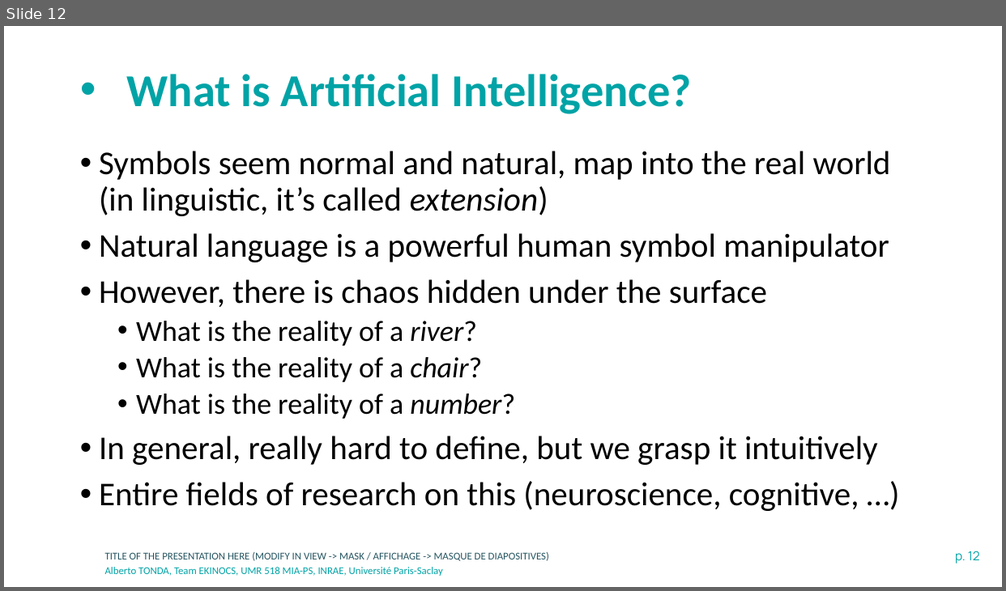
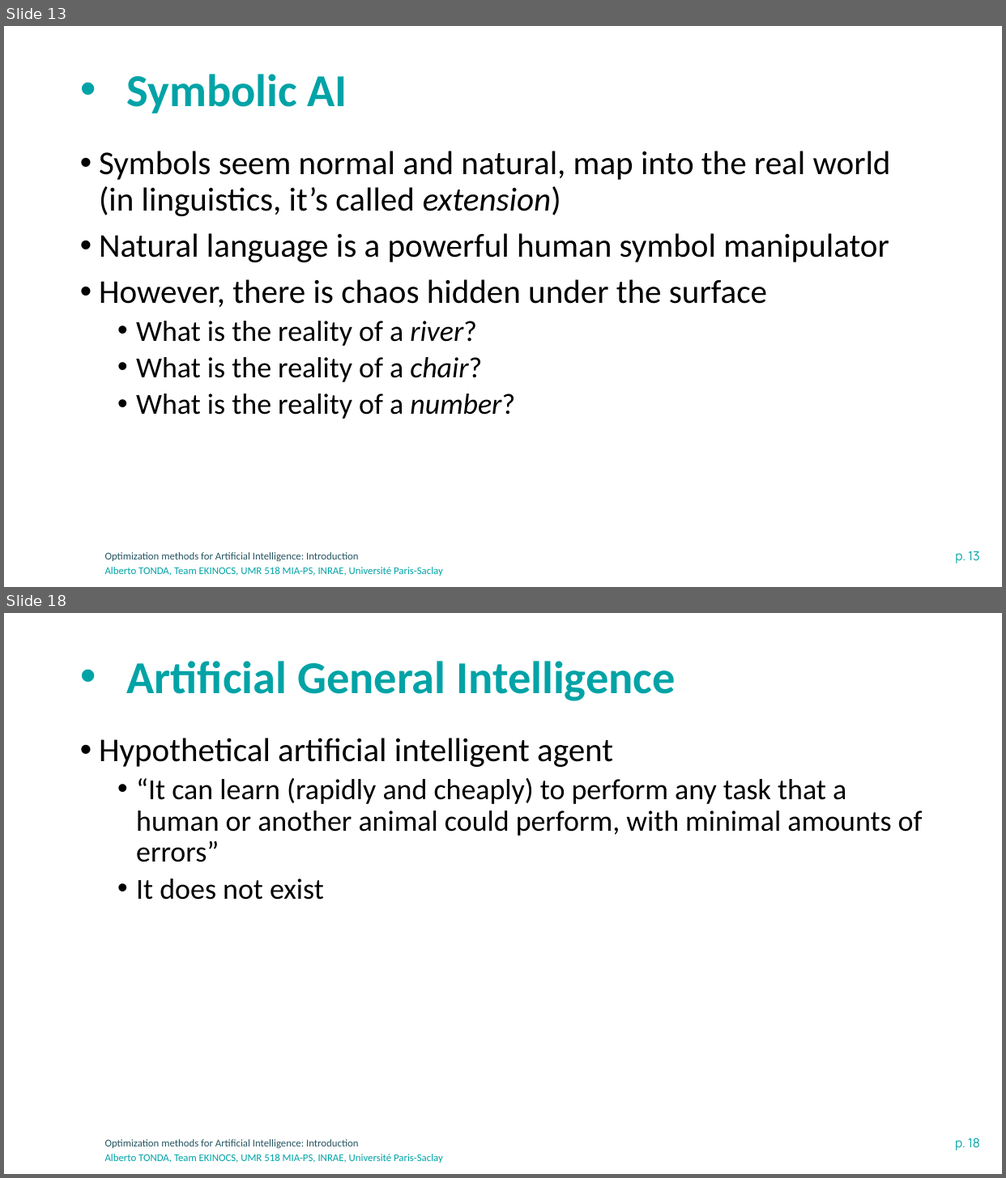
Before and after one commit to albertotonda/teaching, a slide deck: optimization-methods-for-artificial-intelligence/introduction.pptx. Shown one above the other, each under a label of ours: slide 12 before the commit, slides 13 and 18 after it; the slides between them are not shown. The pictures are 1006x591 and 1006x1178 pixels, drawn with LibreOffice and Linux fonts; fonts in the diff are those of the drawing; background and template pictures are left out. Boxes give left, top, right and bottom in pixels: in the first picture for what was removed or moved away, otherwise in the second. Text is boxed around its words. In the diff, an @@ line names an element or a change of style, - is before the commit and + after.

```diff
--- a/optimization-methods-for-artificial-intelligence/introduction.pptx
+++ b/optimization-methods-for-artificial-intelligence/introduction.pptx
@@ slide 18 added at [4,613,1002,1174], background #FFFFFF; not listed: 3 template elements that a slide beside it also shows @@
@@ title added at [127,661,675,701], 44 pt, text #00A3A6, bold @@
+• Artificial General Intelligence
@@ text added at [99,738,923,900], 28 pt, text #000000 @@
+• Hypothetical artificial intelligent agent
+  • “It can learn (rapidly and cheaply) to perform any task that a human or another animal could perform, with minimal amounts of errors”
+  • It does not exist
@@ what was slide 12 is now slide 13 @@
@@ slide 13 changed as well @@
@@ title at [127,74,347,113]: text changed @@
-• What is Artificial Intelligence?
+• Symbolic AI
@@ text at [99,151,891,216]: text changed @@
-• Symbols seem normal and natural, map into the real world (in linguistic, it’s called extension)
+• Symbols seem normal and natural, map into the real world (in linguistics, it’s called extension)
@@ text at [99,436,878,511]: paragraphs removed @@
-• In general, really hard to define, but we grasp it intuitively
-• Entire fields of research on this (neuroscience, cognitive, …)
@@ text at [105,552,359,561]: text changed @@
-TITLE OF THE PRESENTATION HERE (MODIFY IN VIEW -> MASK / AFFICHAGE -> MASQUE DE DIAPOSITIVES)
+Optimization methods for Artificial Intelligence: Introduction
@@ page number at [955,552,980,564]: text changed @@
-p. 12
+p. 13
```
Also in this commit, not shown: 11 other slides changed, 10 other slides added, 4 other files.
